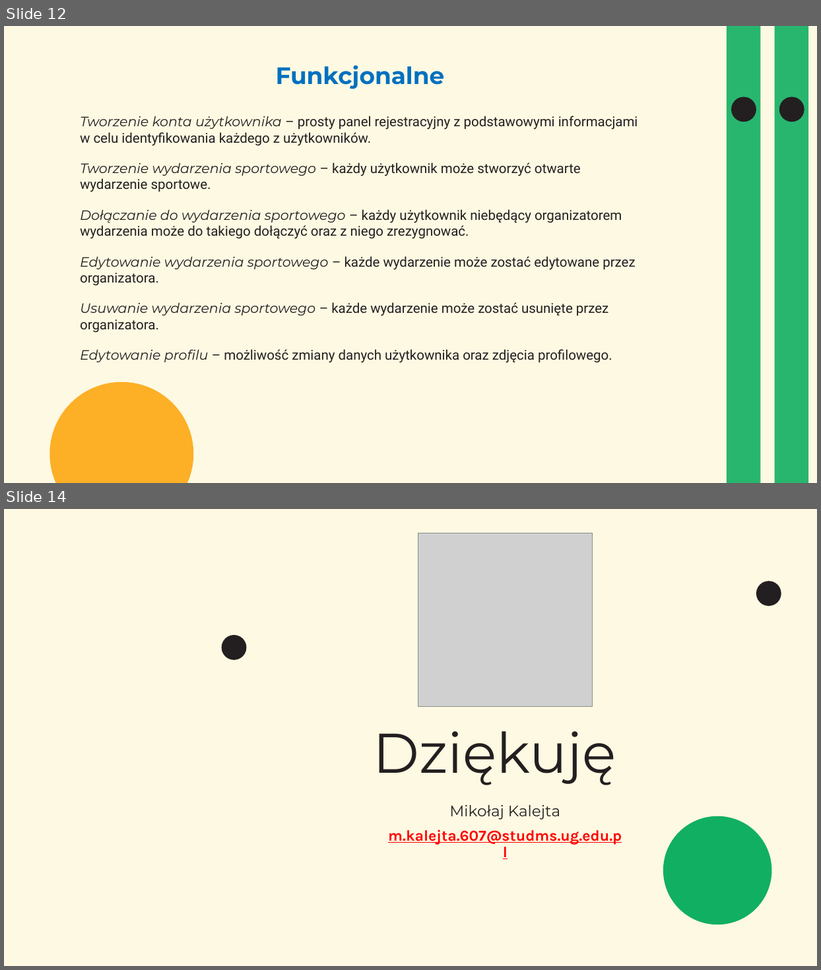
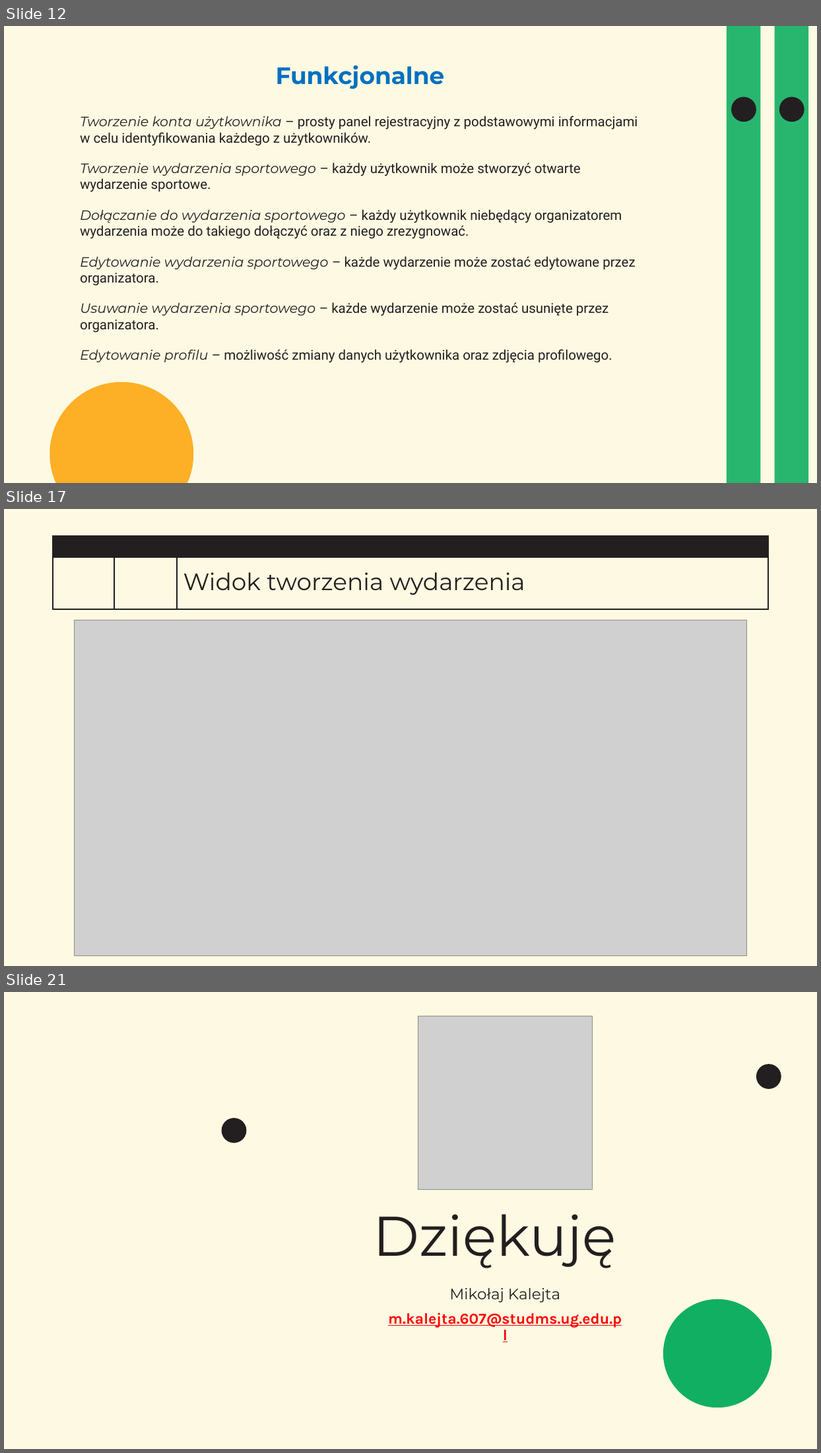
Before and after one commit to mkalejta/wspolczesne_zastosowania_informatyki, a slide deck: Aplikacja Sports Joiner.pptx. Shown one above the other, each under a label of ours: slides 12 and 14 before the commit, slides 12, 17 and 21 after it; the slides between them are not shown. The pictures are 821x970 and 821x1453 pixels, drawn with LibreOffice and Linux fonts; fonts in the diff are those of the drawing; grey boxes stand for pictures; background and template pictures are left out. Boxes give left, top, right and bottom in pixels: in the first picture for what was removed or moved away, otherwise in the second. Text is boxed around its words. In the diff, an @@ line names an element or a change of style, - is before the commit and + after.

```diff
--- a/Aplikacja Sports Joiner.pptx
+++ b/Aplikacja Sports Joiner.pptx
@@ slide 17 added at (4, 509, 817, 966), background #FDF9E2 @@
@@ rectangle added at (53, 536, 768, 557), fill #231F20, outline #231F20 1.25 pt @@
@@ rectangle added at (53, 557, 768, 609), fill #FDF9E2, outline #231F20 1.25 pt @@
@@ line added from (114, 557) to (114, 609), #231F20 1.25 pt @@
@@ line added from (177, 557) to (177, 609), #231F20 1.25 pt @@
@@ title added at (184, 572, 525, 595), 28 pt, text #231F20 @@
+Widok tworzenia wydarzenia
@@ picture added at (74, 620, 747, 956) @@
@@ what was slide 14 is now slide 21 @@
```
Also in this commit, not shown: 1 slide changed, 6 other slides added.
